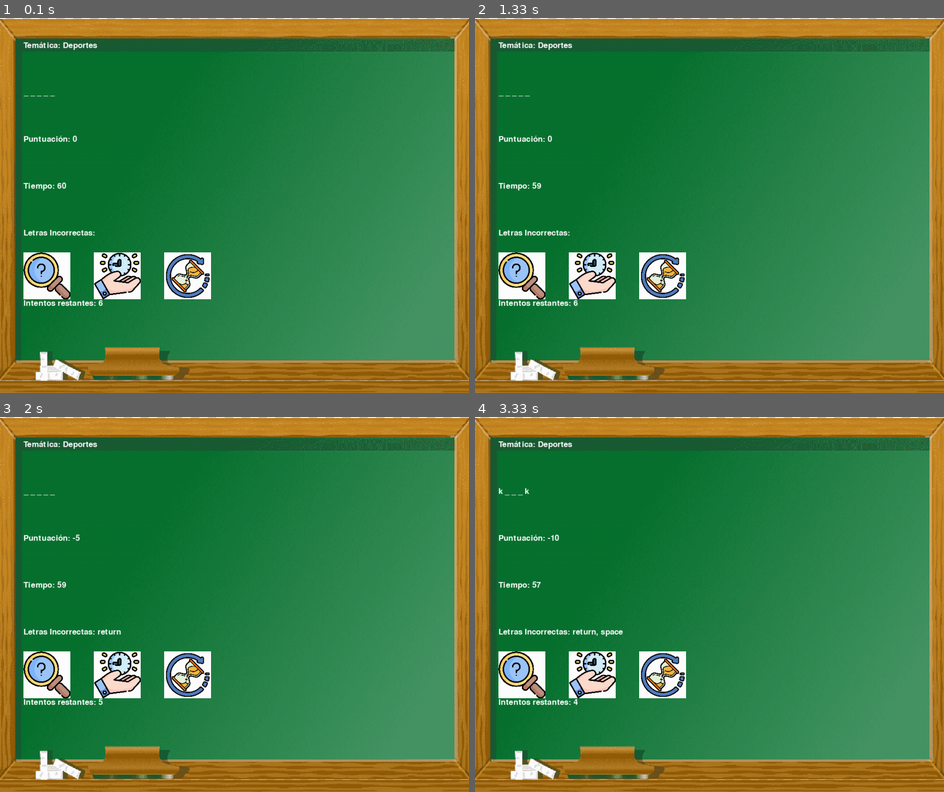
Above: before the commit, frames 1-4 (two rows, left to right).
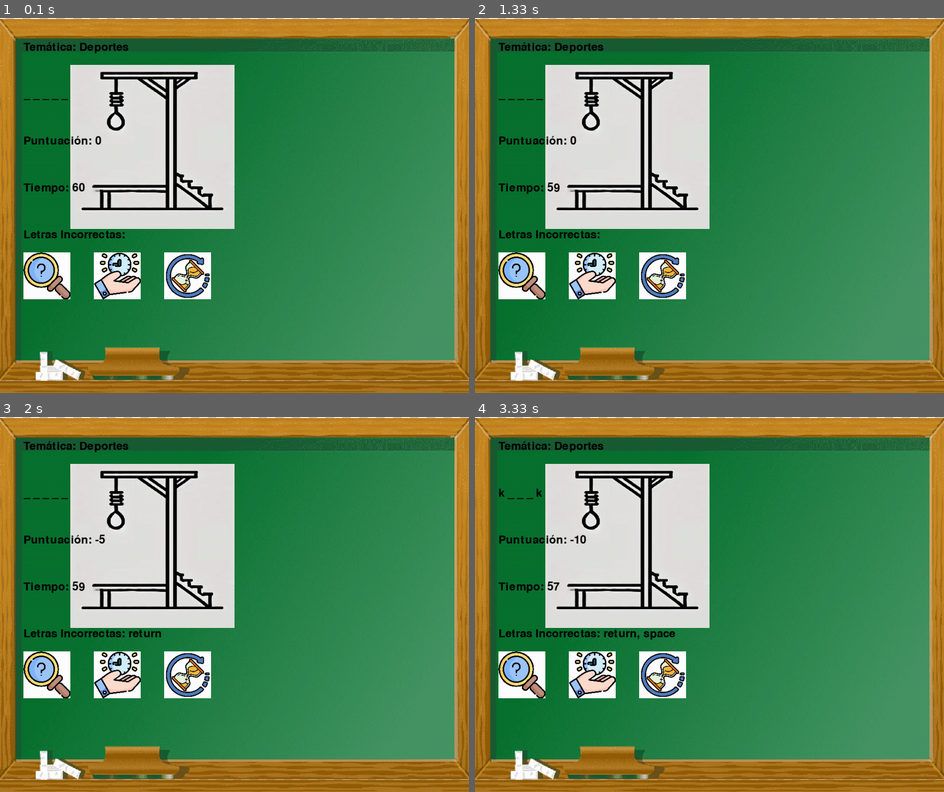
Above: after the commit, the same moments.

Repository: Jeronimo-Cordoba01/Pygame-Ahorcado
Game: pygame game, started from Juego/Main.py
Same seed, same stepped clock (60 frames per second), same inputs: the game is played once before the commit and once after it.
Inputs (mouse positions are in pixels of both pictures, inside the frame that each line leads up to):
- Up to frame 1 (0.1 s): no input
- Up to frame 2 (1.33 s): click (592, 276) at 0.38 s; click (662, 276) at 0.72 s
- Up to frame 3 (2 s): tap Enter at 1.67 s
- Up to frame 4 (3.33 s): click (521, 675) at 2.05 s; tap Space at 2.33 s

The runs differ from the first frame. In frame 1, 16% of the frame differs, in the area x 5-50%, y 6-77%; in frame 2, 16%; in frame 3, 17%; in frame 4, 17%.

Commit message:
Pantalla 2.0

Diff:
--- a/Juego/Main.py
+++ b/Juego/Main.py
@@ -11,7 +11,7 @@
 ●	Funciones. El código debe estar debidamente modularizado y documentado. Tengan en cuenta los objetivos de la programación
     con funciones. Realizar módulos.py para la correcta organización de las mismas.
 ●	Manejo de strings: para normalizar datos, realizar validaciones, funcionamiento inherente a la lógica del juego, etc.
-●	Archivos csv y Json. Se deberán utilizar los dos tipos de archivos tanto para persistir datos (puntuacion, premios, etc) como
+●	Archivos csv y Json. Se deberán utilizar los dos tipos de archivos tanto para persistir datos (score, premios, etc) como
     para leer los elementos del juego (rutas de imágenes, preguntas, respuestas, palabras, puntuaciones, etc)
 ●	Matrices: deberán aplicar por lo menos una matriz dentro de la lógica del juego.
 ●	Funciones lambda: deberán aplicar por lo menos una función lambda.
@@ -49,7 +49,7 @@
 se revela en su posición correcta en la palabra. Si la letra no está en la palabra, se dibuja una parte de la figura del ahorcado.
 
 Puntuación: Por cada letra adivinada correctamente, el jugador ganará +10 puntos y perderá 5 puntos por cada intento fallido.
-Si el jugador gana la partida acumulara el puntaje obtenido en su puntuacion.
+Si el jugador gana la partida acumulara el puntaje obtenido en su score.
 
 Tiempo: El jugador tiene 60 segundos para adivinar cada palabra si se queda sin tiempo pierde.
 
@@ -82,6 +82,11 @@
 # Cargar imágenes
 icono = pygame.image.load(r"Recursos\Imagenes\Icono.jpg")
 pygame.display.set_icon(icono)
+horca = pygame.image.load(r'Recursos\Imagenes\Horca\Horca.png')
+horca = pygame.transform.scale(horca, (200,200))
+soga = pygame.image.load(r'Recursos\Imagenes\Horca\Soga.png')
+soga = pygame.transform.scale(soga, (350,350))
+soga_pos = soga.get_rect(topright=(500,500))
 pizarra = pygame.image.load(r'Recursos\Imagenes\Pizzaron.png')
 pizarra = pygame.transform.scale(pizarra, DIMENSIONES)
 comodin_letra = pygame.image.load(r"Recursos\Imagenes\Comodines\descubrir_letra.jpg")
@@ -91,18 +96,6 @@
 comodin_multiplicar_tiempo = pygame.image.load(r"Recursos\Imagenes\Comodines\multiplicar_tiempo.jpg")
 comodin_multiplicar_tiempo = pygame.transform.scale(comodin_multiplicar_tiempo, (100,100))
 
-# ahorcado_imagenes = [
-#     pygame.image.load(r""),
-#     pygame.image.load(r""),
-#     pygame.image.load(r""),
-#     pygame.image.load(r""),
-#     pygame.image.load(r""),
-#     pygame.image.load(r""),
-# ]
-
-# ahorcado_imagenes = [pygame.transform.scale(ahorcado_imagenes, (350,350))]
-
-
 #posicion de los comodines
 comodin_letra_pos = comodin_letra.get_rect(topleft=(50, 500))
 comodin_tiempo_pos = comodin_tiempo_extra.get_rect(topleft=(200, 500))
@@ -110,19 +103,16 @@
 
 # Cargar sonidos
 sonido_falla = pygame.mixer.Sound(r'Recursos\Audio\Falla-letra.mp3')
-pygame.mixer.Sound.set_volume(sonido_falla, 0.1)
 sonido_acierto = pygame.mixer.Sound(r'Recursos\Audio\Letra-correcta.mp3')
-pygame.mixer.Sound.set_volume(sonido_acierto, 0.1)
 musica_fondo = pygame.mixer.Sound(r'Recursos\Audio\Musica-de-fondo.mp3')
+musica_ganador = pygame.mixer.Sound(r'Recursos\Audio\Happy-wheels.mp3')
+
+# Reproducir música de fondo
 pygame.mixer.Sound.play(musica_fondo, loops=-1)
-pygame.mixer.Sound.set_volume(musica_fondo, 0.1)
-musica_ganador = pygame.mixer.Sound(r'Recursos\Audio\Happy-wheels.mp3')
-musica_perdedor = pygame.mixer.Sound(r"Recursos\Audio\Sonido de perdedor.mp3")
-pygame.mixer.Sound.set_volume(musica_perdedor, 0.1)
 
 # Cargar palabras desde el CSV
 tematicas_palabras = leer_palabras(r'Recursos\Archivos\tematicas_palabras.csv')
-puntuacion_inicial = {"puntuacion": 0}
+puntuacion_inicial = {"score": 0}
 guardar_puntuacion = guardar_json(r"Recursos\Archivos\Puntuacion.json", puntuacion_inicial)
 
 # Función principal del juego
@@ -130,30 +120,45 @@
     tematica, palabra = seleccionar_palabra(tematicas_palabras)
     letras_adivinadas = []
     letras_incorrectas = cargar_json(r'Recursos\Archivos\Letras_incorrectas.json').get('letras', [])
-    puntuacion = cargar_json(r"Recursos\Archivos\Puntuacion.json").get('puntuacion', 0)
+    puntuacion = cargar_json(r"Recursos\Archivos\Puntuacion.json").get('score', 0)
     tiempo_restante = 60
-    incremento_de_tiempo = 0
     letras_ingresadas = set()
+    #usar_comodin = False
     comodin_letra_usado = False
     comodin_tiempo_extra_usado = False
     comodin_multiplicar_tiempo_usado = False
-    intentos_restantes = 6
-
-    font = pygame.font.SysFont("appleberry", 25)
+
+    font = pygame.font.Font(None, 36)
     clock = pygame.time.Clock()
     tiempo_inicial = pygame.time.get_ticks() #desde que inicializo el programa
 
     def mostrar_texto(texto, pos):
-        text = font.render(texto, True, (255, 255, 255))
+        text = font.render(texto, True, (0, 0, 0))
         screen.blit(text, pos)
+
+    def pantalla_inicio(screen, font):
+        screen.blint(r"Recursos\Imagenes\Pizzaron.png", (0, 0))
+        text_surface = font.render("Introduce tu nombre:", True, (0, 0, 0))
+        screen.blit(text_surface, (300, 300))
+
+        ingreso_nombre = pygame.Rect(300, 350, 140, 32)
+        pygame.draw.rect(screen, (255, 255, 255), ingreso_nombre)
+
+        boton_rect = pygame.Rect(300, 400, 140, 32)
+        pygame.draw.rect(screen, (255, 255, 255), boton_rect)
+        text_surface = font.render("Jugar", True, (0, 0, 0))
+        screen.blit(text_surface, (boton_rect.x + 10, boton_rect.y + 10))
+
+        return ingreso_nombre, boton_rect
 
     while True:
         screen.fill((255, 255, 255))
         screen.blit(pizarra, (0, 0))
+        screen.blit(horca, (150, 100))
+        screen.blit(soga, (150, 100))
         screen.blit(comodin_letra, comodin_letra_pos)
         screen.blit(comodin_tiempo_extra, comodin_tiempo_pos)
         screen.blit(comodin_multiplicar_tiempo, comodin_multiplicar_pos)
-        #screen.blit(ahorcado_imagenes[6 - intentos_restantes])
 
         palabra_mostrada = ' '.join([letra if letra in letras_adivinadas else '_' for letra in palabra])
         mostrar_texto(f"Temática: {tematica}", (50, 50))
@@ -161,7 +166,6 @@
         mostrar_texto(f"Puntuación: {puntuacion}", (50, 250))
         mostrar_texto(f"Tiempo: {tiempo_restante}", (50, 350))
         mostrar_texto(f"Letras Incorrectas: {', '.join(letras_incorrectas)}", (50, 450))
-        mostrar_texto(f"Intentos restantes: {intentos_restantes}", (50,600))
 
         pygame.display.flip()
 
@@ -191,17 +195,6 @@
                         actualizar_puntuacion(-5)
                         puntuacion -= 5
                         registrar_letra_incorrecta(letra)
-                        intentos_restantes -= 1
-
-                        if intentos_restantes == 0:
-                            print("No te quedan mas intentos, perdiste!")
-                            mostrar_texto("No te quedan mas intentos, perdiste!", (400, 400))
-                            mostrar_texto(f"La palabra era: {palabra}", (400, 450))
-                            pygame.mixer.Sound.play(musica_perdedor)
-                            pygame.display.flip()
-                            pygame.time.delay(3000)
-                            return
-
             elif event.type == pygame.MOUSEBUTTONDOWN and event.button == 1:
                 pos = pygame.mouse.get_pos()
                 if comodin_letra_pos.collidepoint(pos) and comodin_letra_usado == False:
@@ -209,27 +202,23 @@
                     if letra_descubierta:
                         letras_adivinadas.append(letra_descubierta)
                     comodin_letra_usado = True
-                elif comodin_tiempo_pos.collidepoint(pos) and comodin_tiempo_extra_usado == False:
-                    incremento_de_tiempo += 30
-                    print(f"Tiempo restante después de usar el comodín de tiempo extra: {tiempo_restante + 30}")
-                    #tiempo_restante += 30
+                elif comodin_tiempo_pos.collidepoint(pos) and not comodin_tiempo_extra_usado:
+                    tiempo_restante = tiempo_extra(tiempo_restante)
                     comodin_tiempo_extra_usado = True
                 elif comodin_multiplicar_pos.collidepoint(pos) and comodin_multiplicar_tiempo_usado == False and tiempo_transcurrido <= 10:
-                    incremento_de_tiempo += tiempo_restante
-                    print(f"Tiempo restante después de usar el comodín de multiplicar tiempo: {tiempo_restante * 2}")
+                    tiempo_restante *= 2
                     comodin_multiplicar_tiempo_usado = True
 
         if set(palabra) <= set(letras_adivinadas):
-            print("¡Adivinaste la palabra!")
-            mostrar_texto("¡Adivinaste la palabra!", (400, 400))
-            mostrar_texto(f"La palabra era: {palabra}", (400, 450))
+            mostrar_texto("¡Adivinaste la palabra!", (ANCHO // 2 - 100, ALTO // 2))
+            mostrar_texto(f"La palabra era: {palabra}", (ANCHO // 2 - 100, ALTO // 2 + 50))
+            pygame.display.flip()
+            pygame.time.delay(3000)
             actualizar_puntuacion(tiempo_restante)
             pygame.mixer.Sound.play(musica_ganador)
-            pygame.display.flip()
-            pygame.time.delay(3000)
-            return
-
-        clock.tick()
+            break
+
+        clock.tick(60)
 
 # Ejecutar juego
 if __name__ == "__main__":
